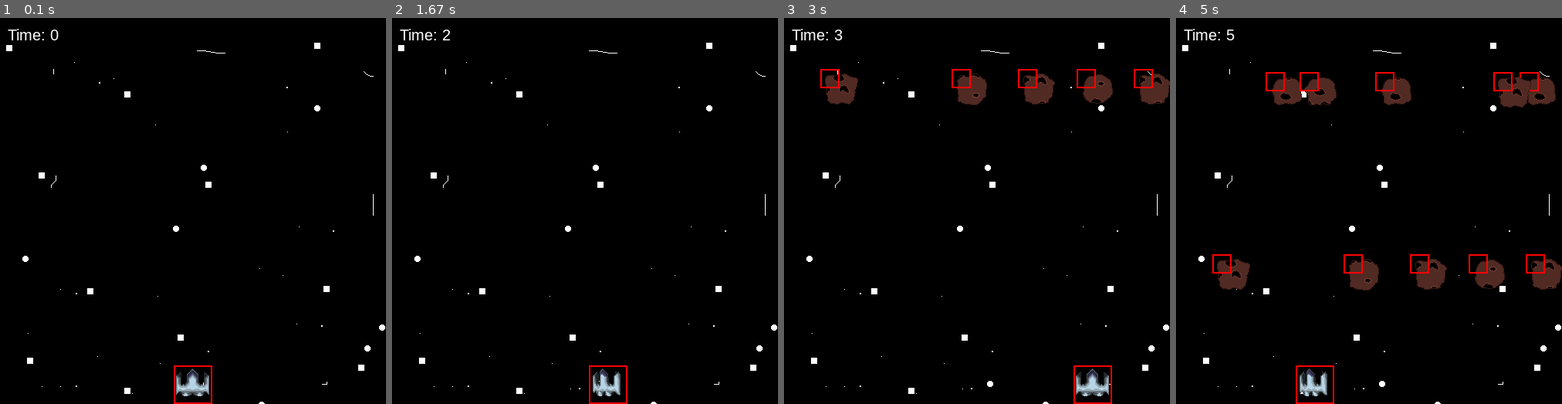
Above: before the commit, frames 1-4 (left to right).
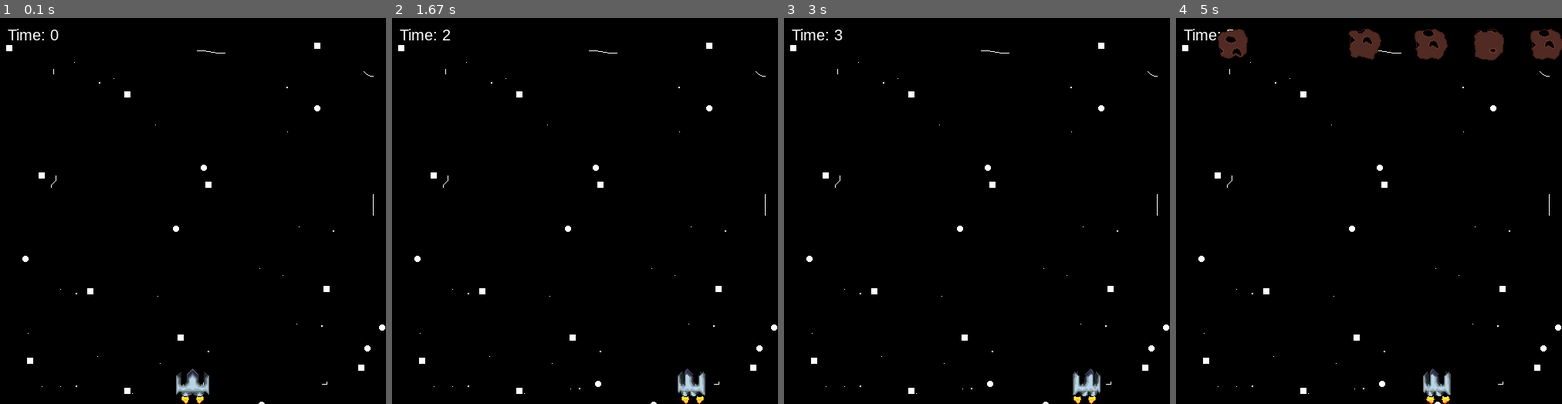
Above: after the commit, the same moments.

Repository: 08darknight1/Python-9-Games-in-1
Game: pygame game, started from Main.py
The game is run twice, just before and just after one commit, with the same random seed, the same clock (stepped at 60 frames per second) and the same inputs.
Inputs:
- Up to frame 1 (0.1 s): type "1 (at the terminal prompt)" at 0 s
- Up to frame 2 (1.67 s): hold Right 0.33-0.8 s; hold Right 0.83-1.3 s; hold Left from 1.33 s (still down)
- Up to frame 3 (3 s): release Left at 1.87 s; hold Left 1.9-2.3 s; hold Right 2.33-2.97 s
- Up to frame 4 (5 s): hold Left 3-3.47 s; hold Right 3.5-3.97 s; hold Right 4-4.47 s; hold Left from 4.5 s (still down)

The runs differ from the first frame. In frame 1, 0.2% of the frame differs, in the area x 45-55%, y 90-100%; in frame 2, 1.0%; in frame 3, 3.3%; in frame 4, 8.6%, in the area x 9-100%, y 2-100%.

Commit message:
Little code refactoring. Meteor animation redone. Ship Thruster implemented for still ship

Diff:
--- a/PyGameTestGame/Entities.py
+++ b/PyGameTestGame/Entities.py
@@ -1,5 +1,4 @@
 import random
-
 import pygame
 import os
 
@@ -31,52 +30,54 @@
 
         self.spriteSize = []
 
-        self.currentSprite = random.randrange(0, 9)
+        self.currentSpriteIndex = random.randrange(0, 9)
+
+        self.currentSprite = 0
 
         self.meteorSprites = pygame.image.load(script_dir + "/Resources/Meteor-Spinning-Sheet.png").convert_alpha()
 
-        self.correctCollider = False
-
         self.CreatePyGameObject(self.debug, self.posX, self.posY)
 
+        self.currentMask : pygame.mask
+
     def CreatePyGameObject(self, debugRect: bool, posX: float, posY: float):
-        self.pyGameObject = pygame.Rect(posX, posY, self.width, self.height)
+        if not debugRect:
+            surface = self.DrawCurrentSprite()
+
+            self.currentSprite = surface
+
+            self.pyGameObject = pygame.Rect(posX, posY, self.width, self.height)
+
+            self.currentMask = pygame.mask.from_surface(surface)
+
+            #self.pyGameObject = spriteRect
+        else:
+            self.pyGameObject = pygame.Rect(posX, posY, self.width, self.height)
 
     def ReturnPyGameObject(self):
         return self.pyGameObject
 
     def DrawCurrentSprite(self):
-        #print("Hi, my name is ", self.name, " and my currentSprite is ", self.currentSprite)
         areaX = 50
 
         if self.currentSprite != 0:
-            areaX = areaX * self.currentSprite
+            areaX = areaX * self.currentSpriteIndex
 
         surface = pygame.Surface((50, 50))
 
         surface.set_colorkey((255,255,255))
 
-        surface.blit(self.meteorSprites, (0, 0), (areaX, 0, 50, 50))
+        self.currentSprite = surface.blit(self.meteorSprites, (0, 0), (areaX, 0, 50, 50))
 
-        if not self.correctCollider:
-            mask = pygame.mask.from_surface(surface)
+        self.currentMask = pygame.mask.from_surface(surface)
 
-            newRect = mask.get_bounding_rects()
-
-            self.correctCollider = True
-            self.pyGameObject.fit(newRect[0])
-
-            self.pyGameObject.x = self.posX
-            self.pyGameObject.y = self.posY
-
-            #print("Set new rect for ", self.name, " - X{", self.pyGameObject.x, "}-Y{", self.pyGameObject.y, "}")
         return surface
 
     def SetNextFrame(self):
-        if self.currentSprite < 8:
-            self.currentSprite = self.currentSprite + 1
+        if self.currentSpriteIndex < 9:
+            self.currentSpriteIndex = self.currentSpriteIndex + 1
         else:
-            self.currentSprite = 0
+            self.currentSpriteIndex = 0
 
 class Player(Entity):
     def __init__(self, name, width, height, speed, posX, posY, debug):
@@ -93,9 +94,15 @@
         self.playerSprites.append(pygame.image.load(script_dir + "/Resources/Ship.png").convert_alpha())
         self.playerSprites.append(pygame.image.load(script_dir + "/Resources/Ship Turning.png").convert_alpha())
 
+        self.thrusterSprites = pygame.image.load(script_dir + "/Resources/ShipThruster-Sheet.png").convert_alpha()
+
+        self.currentThrusterFrame = 0
+
         self.currentSprite = self.playerSprites[0]
 
         self.CreatePyGameObject(debug, self.posX, self.posY)
+
+        self.currentMask = pygame.mask.from_surface(self.currentSprite)
 
     def CreatePyGameObject(self, debugRect: bool, posX: float, posY: float):
         self.pyGameObject = pygame.Rect(posX, posY, self.width, self.height)
@@ -103,10 +110,36 @@
         if not debugRect:
             self.SetNewPlayerSprite(0,False)
 
+
     def SetNewPlayerSprite(self, index : int, flip: bool):
         self.currentSprite = self.playerSprites[index]
 
         self.currentSprite = pygame.transform.flip(self.currentSprite, flip, False)
-        #print("Flipped equals: ", flip)
 
         self.currentSprite.set_colorkey((255,255,255))
+
+        self.currentMask = pygame.mask.from_surface(self.currentSprite)
+
+        #self.currentSprite = self.currentMask.to_surface()
+
+    def DrawThruster(self):
+        areaX = 50
+
+        if self.currentThrusterFrame != 0:
+            areaX = areaX * self.currentThrusterFrame
+
+        surface = pygame.Surface((50, 50))
+
+        surface.set_colorkey((255,255,255))
+
+        surface.blit(self.thrusterSprites, (0, 0), (areaX, 38, 50, 50))
+
+        self.currentMask = pygame.mask.from_surface(surface)
+
+        return surface
+
+    def SetNewThrusterFrame(self):
+        if self.currentThrusterFrame < 3:
+            self.currentThrusterFrame = self.currentThrusterFrame + 1
+        else:
+            self.currentThrusterFrame = 0
--- a/PyGameTestGame/PyGameMain.py
+++ b/PyGameTestGame/PyGameMain.py
@@ -3,8 +3,6 @@
 import pygame
 import os
 from PyGameTestGame import Entities
-from PyGameTestGame.Entities import Meteor
-
 
 class RunGame:
 
@@ -41,7 +39,9 @@
 
         self.meteorsToSpawn = meteorsPerCycle
 
-        self.animationTimerLimit = 35
+        self.animationTimerLimit = 30
+
+        self.animationTimer = 0
 
         while self.running:
             self.PlayGame()
@@ -78,12 +78,13 @@
 
         for meteor in self.meteors[:]: #esses 2 pontos no meio dos colchetes e para fazer as operações do FOR em uma copia pra só depois iterar na lista original e não gerar problemas
             meteorObj = meteor.ReturnPyGameObject()
+            playerObj = self.player.ReturnPyGameObject()
 
             meteorObj.y = meteorObj.y + meteor.speed
 
             if meteorObj.y > self.window.get_height() + meteorObj.height:
                 self.meteors.remove(meteor)
-            elif meteorObj.y + meteorObj.height >= self.player.ReturnPyGameObject().y and meteorObj.colliderect(self.player.ReturnPyGameObject()):
+            elif meteor.currentMask.overlap(self.player.currentMask, (meteorObj.x - playerObj.x, meteorObj.y - playerObj.y)):
                 self.meteors.remove(meteor)
                 self.player.dead = True
                 break
@@ -105,10 +106,9 @@
             pygame.draw.rect(self.window, "red", self.player.ReturnPyGameObject())
         else:
             playerObj = self.player.ReturnPyGameObject()
-
+            thrusterPosY = playerObj.y + self.player.height/1.25
+            self.window.blit(self.player.DrawThruster(), (playerObj.x, thrusterPosY))
             self.window.blit(self.player.currentSprite, (playerObj.x, playerObj.y))
-
-            pygame.draw.rect(self.window, (255, 0, 0), playerObj, 2)
 
         for x in range(len(self.meteors)):
             meteorObj = self.meteors[x].ReturnPyGameObject()
@@ -118,12 +118,14 @@
             else:
                 self.window.blit(self.meteors[x].DrawCurrentSprite(), (meteorObj.x, meteorObj.y))
 
-            pygame.draw.rect(self.window, (255, 0, 0), meteorObj, 2)
-
         pygame.display.update()
 
     def AnimationCheck(self):
-        if self.meteorCount >= self.animationTimerLimit :
+        self.animationTimer += self.clock.tick(60)
+
+        if self.animationTimer >= self.animationTimerLimit :
+            self.player.SetNewThrusterFrame()
+
             for x in range(0, len(self.meteors)):
                 self.meteors[x].SetNextFrame()
 
Binary file changed: PyGameTestGame/Resources/Meteor-Spinning-Sheet.png
Binary file added: PyGameTestGame/Resources/ShipThruster-Sheet.png
